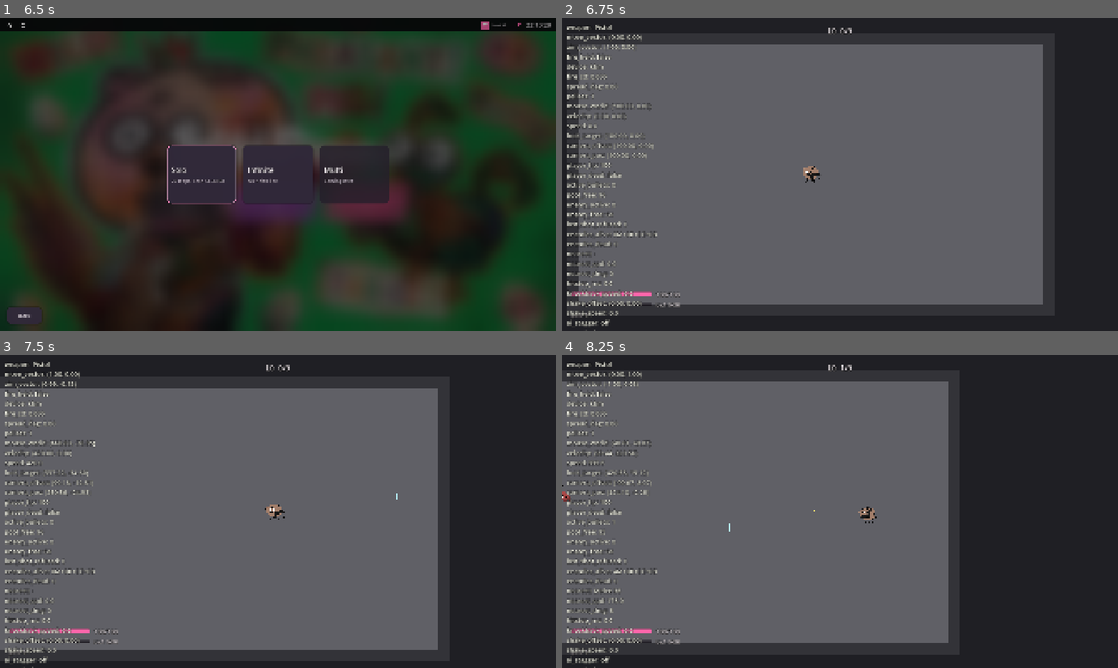
Above: before the commit, frames 1-4 (two rows, left to right).
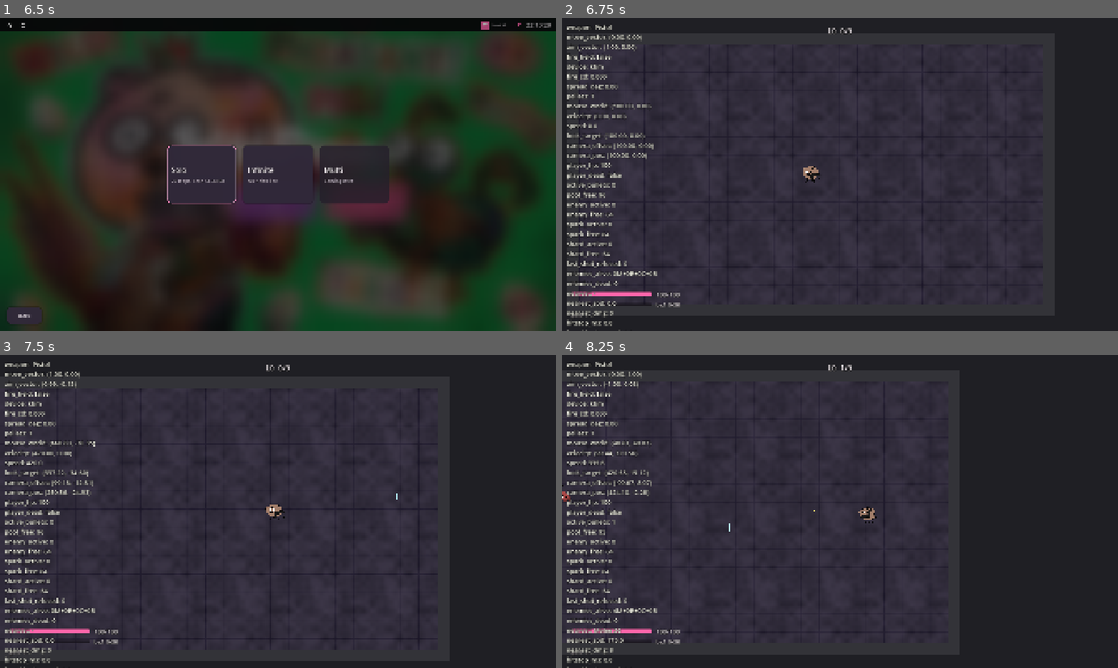
Above: after the commit, the same moments.

Repository: ZhiH2333/WPG
Game: Godot game, scene res://ui/main_menu.tscn
Two runs of this game, one before a commit and one after it. Both use one fixed random seed, a clock stepped at 60 frames per second and the inputs below.
Inputs (mouse positions are in pixels of both pictures, inside the frame that each line leads up to):
- Up to frame 1 (6.5 s): click (189, 202) at 0.5 s; click (11, 24) at 1.25 s; click (22, 24) at 2 s; click (494, 24) at 2.75 s; click "A" at 3.5 s; click "D" at 4.25 s; click "Back" at 5 s; click (278, 202) at 5.75 s
- Up to frame 2 (6.75 s): click (840, 174) at 6.5 s
- Up to frame 3 (7.5 s): tap Enter (ui_accept) at 7.25 s; move the mouse to (400, 495) at 7.27 s; hold D (move_right) from 7.28 s (still down); hold Space (dash) from 7.28 s (still down)
- Up to frame 4 (8.25 s): tap Enter (ui_accept) at 7.52 s; click (962, 495) at 7.55 s; move the mouse to (728, 527) at 8.02 s; release D (move_right) at 8.03 s; release Space (dash) at 8.03 s; hold S (move_down) from 8.03 s (still down); click (728, 527) at 8.1 s

Frame 1 is identical in both runs. In frame 2, 68% of the frame differs, in the area x 0-87%, y 8-100%; in frame 3, 64%; in frame 4, 56%.

Commit message:
:sparkles: new arena

Diff:
--- /dev/null
+++ b/combat/death_shard.gd
@@ -0,0 +1,61 @@
+extends Node2D
+class_name DeathShard
+
+## 敌人死亡额外碎块：三角片沿飞出方向平移并自旋，0.28s 淡出后回池。不碰撞。
+const LIFE_SEC: float = 0.28
+const FLY_SPEED: float = 220.0
+const SPIN_RAD_PER_SEC: float = 12.0
+const SHARD_COLOR := Color(0.50, 0.48, 0.50, 1)
+
+var _pool: DeathShardPool
+var _age_sec: float = 0.0
+var _fly_dir: Vector2 = Vector2.RIGHT
+var _spin_sign: float = 1.0
+
+@onready var _visual: Polygon2D = $Visual
+
+func _ready() -> void:
+	if _visual != null:
+		_visual.color = SHARD_COLOR
+	park()
+
+func bind_pool(pool: DeathShardPool) -> void:
+	_pool = pool
+
+func play(world_position: Vector2, fly_direction: Vector2) -> void:
+	global_position = world_position
+	if fly_direction.is_zero_approx():
+		_fly_dir = Vector2.RIGHT
+	else:
+		_fly_dir = fly_direction.normalized()
+	rotation = _fly_dir.angle()
+	_spin_sign = 1.0 if _fly_dir.x >= 0.0 else -1.0
+	_age_sec = 0.0
+	modulate = Color(1, 1, 1, 1)
+	scale = Vector2.ONE
+	visible = true
+	set_process(true)
+
+func park() -> void:
+	_age_sec = 0.0
+	_fly_dir = Vector2.RIGHT
+	visible = false
+	modulate = Color(1, 1, 1, 1)
+	scale = Vector2.ONE
+	rotation = 0.0
+	set_process(false)
+
+func _process(delta: float) -> void:
+	_age_sec += delta
+	global_position += _fly_dir * FLY_SPEED * delta
+	rotation += _spin_sign * SPIN_RAD_PER_SEC * delta
+	var t: float = clampf(_age_sec / LIFE_SEC, 0.0, 1.0)
+	modulate.a = 1.0 - t
+	if _age_sec >= LIFE_SEC:
+		_request_release()
+
+func _request_release() -> void:
+	if _pool != null:
+		_pool.release(self)
+		return
+	park()
--- /dev/null
+++ b/combat/death_shard.tscn
@@ -0,0 +1,10 @@
+[gd_scene load_steps=2 format=3]
+
+[ext_resource type="Script" path="res://combat/death_shard.gd" id="1_shard"]
+
+[node name="DeathShard" type="Node2D"]
+script = ExtResource("1_shard")
+
+[node name="Visual" type="Polygon2D" parent="."]
+color = Color(0.5, 0.48, 0.5, 1)
+polygon = PackedVector2Array(8, 0, -4, -3, -4, 3)
--- /dev/null
+++ b/combat/death_shard_pool.gd
@@ -0,0 +1,47 @@
+extends Node2D
+class_name DeathShardPool
+
+## 本局死亡碎片池，挂在 CombatSandbox/DeathShards 上。禁止 Autoload，禁止打满时删天上的碎片。
+var _capacity: int = 0
+var _free: Array[DeathShard] = []
+
+func setup(parent: Node, scene: PackedScene, capacity: int) -> void:
+	_capacity = capacity
+	_free.clear()
+	for _i: int in capacity:
+		var shard: DeathShard = scene.instantiate() as DeathShard
+		parent.add_child(shard)
+		shard.bind_pool(self)
+		shard.park()
+		_free.append(shard)
+
+func acquire() -> DeathShard:
+	if _free.is_empty():
+		return null
+	return _free.pop_back()
+
+func release(shard: DeathShard) -> void:
+	if shard == null:
+		return
+	if _free.has(shard):
+		return
+	shard.park()
+	if shard.get_parent() != self:
+		shard.reparent(self)
+	_free.append(shard)
+
+func get_capacity() -> int:
+	return _capacity
+
+func get_free_count() -> int:
+	return _free.size()
+
+func get_active_count() -> int:
+	return _capacity - _free.size()
+
+func park_all() -> void:
+	for child: Node in get_children():
+		var shard: DeathShard = child as DeathShard
+		if shard == null:
+			continue
+		release(shard)
--- a/combat/hit_spark.gd
+++ b/combat/hit_spark.gd
@@ -1,12 +1,19 @@
 extends Node2D
 class_name HitSpark
 
-## 命中点短火花：沿 -hit 微喷，约 0.08s 后 queue_free。不是粒子海。
+## 命中点短火花：沿 -hit 微喷，寿命到回池。不是粒子海。
 const LIFE_SEC: float = 0.08
 const SPRAY_SPEED: float = 140.0
 
+var _pool: HitSparkPool
 var _age_sec: float = 0.0
 var _spray_dir: Vector2 = Vector2.LEFT
+
+func _ready() -> void:
+	park()
+
+func bind_pool(pool: HitSparkPool) -> void:
+	_pool = pool
 
 func play(world_position: Vector2, hit_direction: Vector2) -> void:
 	global_position = world_position
@@ -16,7 +23,17 @@
 		_spray_dir = -hit_direction.normalized()
 	rotation = _spray_dir.angle()
 	_age_sec = 0.0
-	modulate.a = 1.0
+	modulate = Color(1, 1, 1, 1)
+	scale = Vector2.ONE
+	visible = true
+	set_process(true)
+
+func park() -> void:
+	_age_sec = 0.0
+	visible = false
+	modulate = Color(1, 1, 1, 1)
+	scale = Vector2.ONE
+	set_process(false)
 
 func _process(delta: float) -> void:
 	_age_sec += delta
@@ -25,4 +42,10 @@
 	modulate.a = 1.0 - t
 	scale = Vector2.ONE * (1.0 - 0.35 * t)
 	if _age_sec >= LIFE_SEC:
-		queue_free()
+		_request_release()
+
+func _request_release() -> void:
+	if _pool != null:
+		_pool.release(self)
+		return
+	park()
--- /dev/null
+++ b/combat/hit_spark_pool.gd
@@ -0,0 +1,47 @@
+extends Node2D
+class_name HitSparkPool
+
+## 本局命中火花池，挂在 CombatSandbox/HitSparks 上。禁止 Autoload，禁止打满时删天上的火花。
+var _capacity: int = 0
+var _free: Array[HitSpark] = []
+
+func setup(parent: Node, scene: PackedScene, capacity: int) -> void:
+	_capacity = capacity
+	_free.clear()
+	for _i: int in capacity:
+		var spark: HitSpark = scene.instantiate() as HitSpark
+		parent.add_child(spark)
+		spark.bind_pool(self)
+		spark.park()
+		_free.append(spark)
+
+func acquire() -> HitSpark:
+	if _free.is_empty():
+		return null
+	return _free.pop_back()
+
+func release(spark: HitSpark) -> void:
+	if spark == null:
+		return
+	if _free.has(spark):
+		return
+	spark.park()
+	if spark.get_parent() != self:
+		spark.reparent(self)
+	_free.append(spark)
+
+func get_capacity() -> int:
+	return _capacity
+
+func get_free_count() -> int:
+	return _free.size()
+
+func get_active_count() -> int:
+	return _capacity - _free.size()
+
+func park_all() -> void:
+	for child: Node in get_children():
+		var spark: HitSpark = child as HitSpark
+		if spark == null:
+			continue
+		release(spark)
--- a/debug/debug_overlay.gd
+++ b/debug/debug_overlay.gd
@@ -11,6 +11,8 @@
 var _weapon_host: WeaponHost
 var _pool: ProjectilePool
 var _enemy_pool: ProjectilePool
+var _spark_pool: HitSparkPool
+var _shard_pool: DeathShardPool
 var _enemies: Array[EnemyBase] = []
 var _encounter: EncounterPhrases
 var _run_session: RunSession
@@ -51,6 +53,12 @@
 func bind_enemy_projectile_pool(pool: ProjectilePool) -> void:
 	_enemy_pool = pool
 
+func bind_hit_spark_pool(pool: HitSparkPool) -> void:
+	_spark_pool = pool
+
+func bind_death_shard_pool(pool: DeathShardPool) -> void:
+	_shard_pool = pool
+
 func bind_enemies(enemies: Array[EnemyBase]) -> void:
 	_enemies = enemies
 
@@ -86,7 +94,7 @@
 	var fps: int = Engine.get_frames_per_second()
 	var velocity: Vector2 = _read_velocity()
 	var weapon: Weapon = _read_weapon()
-	return "weapon: %s\nmove_vector: %s\naim_vector: %s\nfire_h …(224 unchanged characters)… : %d\nenemy_active: %d\nenemy_free: %d\nlast_shot_refused: %d\nenemies_alive: %s …(488 unchanged characters)…
+	return "weapon: %s\nmove_vector: %s\naim_vector: %s\nfire_h …(224 unchanged characters)… : %d\nenemy_active: %d\nenemy_free: %d\nspark_active: %d\nspark_free: %d\nshard_active: %d\nshard_free: %d\nlast_shot_refused: %d\nenemies_alive: %s …(488 unchanged characters)…
 		_read_weapon_name(weapon),
 		_format_vector(_player_input.move_vector),
 		_format_vector(_player_input.aim_vector),
@@ -107,6 +115,10 @@
 		_read_pool_free(),
 		_read_enemy_active(),
 		_read_enemy_free(),
+		_read_spark_active(),
+		_read_spark_free(),
+		_read_shard_active(),
+		_read_shard_free(),
 		_read_refused(weapon),
 		_format_alive_summary(),
 		_count_dead_enemies(),
@@ -216,6 +228,26 @@
 		return 0
 	return _enemy_pool.get_free_count()
 
+func _read_spark_active() -> int:
+	if _spark_pool == null:
+		return 0
+	return _spark_pool.get_active_count()
+
+func _read_spark_free() -> int:
+	if _spark_pool == null:
+		return 0
+	return _spark_pool.get_free_count()
+
+func _read_shard_active() -> int:
+	if _shard_pool == null:
+		return 0
+	return _shard_pool.get_active_count()
+
+func _read_shard_free() -> int:
+	if _shard_pool == null:
+		return 0
+	return _shard_pool.get_free_count()
+
 func _read_refused(weapon: Weapon) -> int:
 	if weapon == null:
 		return 0
--- a/enemies/enemy_base.gd
+++ b/enemies/enemy_base.gd
@@ -11,6 +11,7 @@
 const ENTER_SCALE_FROM := Vector2(0.4, 0.4)
 const SEPARATION_PIXELS: float = 40.0
 const FACE_DEADZONE_PX: float = 2.0
+const DEATH_SHARD_COUNT: int = 6
 
 @export var max_hp: int = 36
 @export var move_speed: float = 175.0
@@ -32,6 +33,7 @@
 var _hit_reaction: HitReaction
 var _sfx_pool: SfxPool
 var _player_camera: PlayerCamera
+var _shard_pool: DeathShardPool
 var _spawn_position: Vector2 = Vector2.ZERO
 var _spawn_stagger_left_sec: float = 0.0
 var _spawn_stagger_duration_sec: float = 0.0
@@ -62,6 +64,9 @@
 
 func bind_player_camera(player_camera: PlayerCamera) -> void:
 	_player_camera = player_camera
+
+func bind_shard_pool(pool: DeathShardPool) -> void:
+	_shard_pool = pool
 
 func get_hp() -> int:
 	return _hp
@@ -283,11 +288,28 @@
 	collision_mask = GameCollisionLayers.MASK_NONE
 	_visual.modulate = DEAD_COLOR
 	_hit_reaction.begin_death(true)
+	_spawn_death_shards()
 	_on_defeated()
 	defeated.emit()
 
 func _on_defeated() -> void:
 	pass
+
+func _spawn_death_shards() -> void:
+	if _in_reserve or not _defeated:
+		return
+	if _shard_pool == null:
+		return
+	var origin: Vector2 = global_position
+	var base_angle: float = 0.0
+	if not _knockback_velocity.is_zero_approx():
+		base_angle = _knockback_velocity.angle()
+	for i: int in DEATH_SHARD_COUNT:
+		var shard: DeathShard = _shard_pool.acquire()
+		if shard == null:
+			return
+		var angle: float = base_angle + float(i) * TAU / float(DEATH_SHARD_COUNT)
+		shard.play(origin, Vector2.from_angle(angle))
 
 func _spawn_damage_number(amount: int, hit_position: Vector2) -> void:
 	var number: DamageNumber = DAMAGE_NUMBER_SCENE.instantiate() as DamageNumber
--- a/project.godot
+++ b/project.godot
@@ -21,7 +21,6 @@
 window/size/viewport_height=1080
 window/stretch/mode="canvas_items"
 window/stretch/aspect="expand"
-window/stretch/scale=1.0
 
 [input]
 
@@ -101,6 +100,4 @@
 [rendering]
 
 rendering_device/driver.windows="d3d12"
-renderer/rendering_method="forward_plus"
-renderer/rendering_method.mobile="mobile"
 environment/defaults/default_clear_color=Color(0.12, 0.12, 0.14, 1)
--- /dev/null
+++ b/sandbox/arena_floor.gd
@@ -0,0 +1,69 @@
+extends Sprite2D
+class_name ArenaFloor
+
+## 铺满现有 Floor 范围的可平铺地砖。运行时生成一次 256×256 贴图，禁止 NoiseTexture2D 每帧重算。
+const TILE_PX: int = 256
+const FLOOR_SIZE := Vector2(1600.0, 900.0)
+const GRID_PX: int = 32
+const BASE_COLOR := Color(0.20, 0.18, 0.24, 1)
+const NOISE_STRENGTH: float = 0.045
+const GRID_DARKEN: float = 0.06
+
+func _ready() -> void:
+	z_index = -10
+	centered = true
+	position = Vector2.ZERO
+	texture_repeat = TEXTURE_REPEAT_ENABLED
+	region_enabled = true
+	region_rect = Rect2(Vector2.ZERO, FLOOR_SIZE)
+	texture = _make_tile_texture()
+
+func _make_tile_texture() -> ImageTexture:
+	var image: Image = Image.create_empty(TILE_PX, TILE_PX, false, Image.FORMAT_RGB8)
+	for y: int in TILE_PX:
+		for x: int in TILE_PX:
+			image.set_pixel(x, y, _pixel_color(x, y))
+	return ImageTexture.create_from_image(image)
+
+func _pixel_color(x: int, y: int) -> Color:
+	var noise: float = _wrap_noise(x, y)
+	var shade: float = (noise - 0.5) * 2.0 * NOISE_STRENGTH
+	var color: Color = Color(
+		clampf(BASE_COLOR.r + shade, 0.0, 1.0),
+		clampf(BASE_COLOR.g + shade * 0.9, 0.0, 1.0),
+		clampf(BASE_COLOR.b + shade * 1.1, 0.0, 1.0),
+		1.0
+	)
+	if x % GRID_PX == 0 or y % GRID_PX == 0:
+		color.r = maxf(0.0, color.r - GRID_DARKEN)
+		color.g = maxf(0.0, color.g - GRID_DARKEN)
+		color.b = maxf(0.0, color.b - GRID_DARKEN * 0.8)
+	return color
+
+func _wrap_noise(x: int, y: int) -> float:
+	var n0: float = _value_noise(float(x) / 32.0, float(y) / 32.0, 8)
+	var n1: float = _value_noise(float(x) / 16.0, float(y) / 16.0, 16)
+	return n0 * 0.65 + n1 * 0.35
+
+func _value_noise(nx: float, ny: float, period: int) -> float:
+	var x0: int = int(floor(nx))
+	var y0: int = int(floor(ny))
+	var fx: float = _fade(nx - float(x0))
+	var fy: float = _fade(ny - float(y0))
+	var v00: float = _hash2(x0, y0, period)
+	var v10: float = _hash2(x0 + 1, y0, period)
+	var v01: float = _hash2(x0, y0 + 1, period)
+	var v11: float = _hash2(x0 + 1, y0 + 1, period)
+	var a: float = lerpf(v00, v10, fx)
+	var b: float = lerpf(v01, v11, fx)
+	return lerpf(a, b, fy)
+
+func _hash2(x: int, y: int, period: int) -> float:
+	var wx: int = posmod(x, period)
+	var wy: int = posmod(y, period)
+	var n: int = wx * 374761393 + wy * 668265263
+	n = (n ^ (n >> 13)) * 1274126177
+	return float(n & 0x7fffffff) / 2147483647.0
+
+func _fade(t: float) -> float:
+	return t * t * (3.0 - 2.0 * t)
--- a/sandbox/combat_sandbox.gd
+++ b/sandbox/combat_sandbox.gd
@@ -4,6 +4,11 @@
 const PROJECTILE_SCENE: PackedScene = preload("res://weapons/projectile.tscn")
 const POOL_CAPACITY: int = 96
 const ENEMY_POOL_CAPACITY: int = 64
+const HIT_SPARK_SCENE: PackedScene = preload("res://combat/hit_spark.tscn")
+const HIT_SPARK_CAPACITY: int = 64
+const DEATH_SHARD_SCENE: PackedScene = preload("res://combat/death_shard.tscn")
+const DEATH_SHARD_CAPACITY: int = 64
+const COMBAT_MUSIC_DB: float = -10.0
 const UPGRADE_CATALOG: UpgradeCatalog = preload("res://data/upgrade_catalog.tres")
 const REQUIRED_UPGRADE_IDS: PackedStringArray = [
 	"max_hp_s", "max_hp_m", "swift", "heavy_round", "cadence",
@@ -30,8 +35,11 @@
 @onready var _run_summary: RunSummary = $RunSummary
 @onready var _projectiles: ProjectilePool = $Projectiles
 @onready var _enemy_projectiles: ProjectilePool = $EnemyProjectiles
+@onready var _hit_sparks: HitSparkPool = $HitSparks
+@onready var _death_shards: DeathShardPool = $DeathShards
 @onready var _enemies_root: Node2D = $Enemies
 @onready var _sfx_pool: SfxPool = $SfxPool
+@onready var _combat_music: AudioStreamPlayer = $CombatMusic
 @onready var _encounter: EncounterPhrases = $EncounterPhrases
 @onready var _run_session: RunSession = $RunSession
 @onready var _upgrade_applier: UpgradeApplier = $UpgradeApplier
@@ -40,6 +48,7 @@
 func _ready() -> void:
 	GameSettings.load_from_disk()
 	GameSettings.apply()
+	_start_combat_music()
 	Input.mouse_mode = Input.MOUSE_MODE_HIDDEN
 	_apply_wall_layers()
 	_bind_runtime()
@@ -94,10 +103,35 @@
 		return
 	_try_debug_hotkeys(event)
 
+func _park_combat_pools() -> void:
+	_projectiles.park_all()
+	_enemy_projectiles.park_all()
+	_hit_sparks.park_all()
+	_death_shards.park_all()
+
+func _bind_projectile_sparks(pool: ProjectilePool) -> void:
+	for child: Node in pool.get_children():
+		var projectile: Projectile = child as Projectile
+		if projectile == null:
+			continue
+		projectile.bind_spark_pool(_hit_sparks)
+
+func _start_combat_music() -> void:
+	var mp3: AudioStreamMP3 = _combat_music.stream as AudioStreamMP3
+	if mp3 != null:
+		mp3.loop = true
+	_combat_music.volume_db = COMBAT_MUSIC_DB
+	if not _combat_music.playing:
+		_combat_music.play()
+
 func _bind_runtime() -> void:
 	var player_input: PlayerInput = _player.get_player_input()
 	_projectiles.setup(_projectiles, PROJECTILE_SCENE, POOL_CAPACITY)
 	_enemy_projectiles.setup(_enemy_projectiles, PROJECTILE_SCENE, ENEMY_POOL_CAPACITY)
+	_hit_sparks.setup(_hit_sparks, HIT_SPARK_SCENE, HIT_SPARK_CAPACITY)
+	_death_shards.setup(_death_shards, DEATH_SHARD_SCENE, DEATH_SHARD_CAPACITY)
+	_bind_projectile_sparks(_projectiles)
+	_bind_projectile_sparks(_enemy_projectiles)
 	_player.bind_projectile_pool(_projectiles)
 	_player.bind_sfx_pool(_sfx_pool)
 	_player.bind_player_camera(_player_camera)
@@ -108,6 +142,8 @@
 	_debug_overlay.bind_weapon_host(_player.get_weapon_host())
 	_debug_overlay.bind_projectile_pool(_projectiles)
 	_debug_overlay.bind_enemy_projectile_pool(_enemy_projectiles)
+	_debug_overlay.bind_hit_spark_pool(_hit_sparks)
+	_debug_overlay.bind_death_shard_pool(_death_shards)
 	_enemies = _collect_enemies()
 	_bind_enemies(_enemies)
 	_encounter.bind_enemies(_enemies)
@@ -160,6 +196,7 @@
 		enemy.bind_player(_player)
 		enemy.bind_sfx_pool(_sfx_pool)
 		enemy.bind_player_camera(_player_camera)
+		enemy.bind_shard_pool(_death_shards)
 		if not enemy.defeated.is_connected(_on_enemy_defeated):
 			enemy.defeated.connect(_on_enemy_defeated.bind(enemy))
 		var ranged: RangedEnemy = enemy as RangedEnemy
@@ -190,8 +227,7 @@
 		enemy.hold_in_reserve()
 
 func _loop_phrases() -> void:
-	_projectiles.park_all()
-	_enemy_projectiles.park_all()
+	_park_combat_pools()
 	_hold_all_in_reserve()
 	var defs: Array[UpgradeDef] = _run_session.draft_offer(3)
 	if defs.is_empty():
@@ -204,8 +240,7 @@
 	_run_session.notify_phrase_loop()
 	if _run_session.is_solo() and _run_session.get_loop_index() >= GameLaunch.SOLO_LOOP_GOAL:
 		_run_session.mark_cleared()
-		_projectiles.park_all()
-		_enemy_projectiles.park_all()
+		_park_combat_pools()
 		_hold_all_in_reserve()
 		_set_offer_input_lock(true)
 		_record_progress_if_needed()
@@ -223,8 +258,7 @@
 		_close_offer()
 	if _shop_offer.is_open():
 		_close_shop()
-	_projectiles.park_all()
-	_enemy_projectiles.park_all()
+	_park_combat_pools()
 	_run_session.restart()
 	_upgrade_applier.apply_owned()
 	_player.reset_for_sandbox()
@@ -446,8 +480,7 @@
 		return
 	_run_session.debug_set_loop_index(19)
 	_apply_loop_pressure()
-	_projectiles.park_all()
-	_enemy_projectiles.park_all()
+	_park_combat_pools()
 	_hold_all_in_reserve()
 	_encounter.restart()
 
@@ -458,8 +491,7 @@
 		return
 	if _player.is_defeated():
 		return
-	_projectiles.park_all()
-	_enemy_projectiles.park_all()
+	_park_combat_pools()
 	_hold_all_in_reserve()
 	_encounter.debug_begin_boss()
 
--- a/sandbox/combat_sandbox.tscn
+++ b/sandbox/combat_sandbox.tscn
@@ -20,6 +20,10 @@
 [ext_resource type="PackedScene" path="res://ui/run_summary.tscn" id="15_summary"]
 [ext_resource type="PackedScene" path="res://ui/shop_offer.tscn" id="17_shop"]
 [ext_resource type="PackedScene" path="res://ui/pause_overlay.tscn" id="18_pause"]
+[ext_resource type="Script" path="res://sandbox/arena_floor.gd" id="21_floor"]
+[ext_resource type="Script" path="res://combat/hit_spark_pool.gd" id="22_spark_pool"]
+[ext_resource type="Script" path="res://combat/death_shard_pool.gd" id="23_shard_pool"]
+[ext_resource type="AudioStream" path="res://audio/combat.mp3" id="24_music"]
 
 [sub_resource type="RectangleShape2D" id="RectangleShape2D_hwall"]
 size = Vector2(1680, 40)
@@ -30,9 +34,13 @@
 [node name="CombatSandbox" type="Node2D"]
 script = ExtResource("1_sandbox")
 
-[node name="Floor" type="Polygon2D" parent="."]
-color = Color(0.38, 0.38, 0.4, 1)
-polygon = PackedVector2Array(-800, -450, 800, -450, 800, 450, -800, 450)
+[node name="Floor" type="Sprite2D" parent="."]
+z_index = -10
+centered = true
+texture_repeat = 2
+region_enabled = true
+region_rect = Rect2(0, 0, 1600, 900)
+script = ExtResource("21_floor")
 
 [node name="Walls" type="Node2D" parent="."]
 
@@ -197,6 +205,16 @@
 [node name="SfxPool" type="Node2D" parent="."]
 script = ExtResource("9_sfx")
 
+[node name="HitSparks" type="Node2D" parent="."]
+script = ExtResource("22_spark_pool")
+
+[node name="DeathShards" type="Node2D" parent="."]
+script = ExtResource("23_shard_pool")
+
+[node name="CombatMusic" type="AudioStreamPlayer" parent="."]
+stream = ExtResource("24_music")
+volume_db = -10.0
+
 [node name="EncounterPhrases" type="Node" parent="."]
 script = ExtResource("10_encounter")
 
--- a/weapons/projectile.gd
+++ b/weapons/projectile.gd
@@ -5,9 +5,9 @@
 const WORLD_BOUNDS := Rect2(Vector2(-880.0, -530.0), Vector2(1760.0, 1060.0))
 const PLAYER_COLOR := Color(1, 0.92, 0.45, 1)
 const ENEMY_COLOR := Color(0.78, 0.12, 0.16, 1)
-const HIT_SPARK_SCENE: PackedScene = preload("res://combat/hit_spark.tscn")
 
 var _pool: ProjectilePool
+var _spark_pool: HitSparkPool
 var _in_flight: bool = false
 var _is_player_shot: bool = true
 var _velocity: Vector2 = Vector2.ZERO
@@ -27,6 +27,9 @@
 
 func bind_pool(pool: ProjectilePool) -> void:
 	_pool = pool
+
+func bind_spark_pool(pool: HitSparkPool) -> void:
+	_spark_pool = pool
 
 func is_parked() -> bool:
 	return not _in_flight
@@ -108,11 +111,11 @@
 	return _velocity.normalized()
 
 func _spawn_hit_spark() -> void:
-	var spark: HitSpark = HIT_SPARK_SCENE.instantiate() as HitSpark
-	var host: Node = owner
-	if host == null:
-		host = get_parent()
-	host.add_child(spark)
+	if _spark_pool == null:
+		return
+	var spark: HitSpark = _spark_pool.acquire()
+	if spark == null:
+		return
 	spark.play(global_position, _hit_direction())
 
 func _apply_faction_collision() -> void:
Not shown, added: audio/combat.mp3.import
Not shown, added: combat/death_shard.gd.uid
Not shown, added: combat/death_shard_pool.gd.uid
Not shown, added: combat/hit_spark_pool.gd.uid
Not shown, added: sandbox/arena_floor.gd.uid
Not shown: 1 places in sandbox/combat_sandbox.tscn that only renumber resources
Not shown, changed: README.md
Not shown, added: audio/combat.mp3
